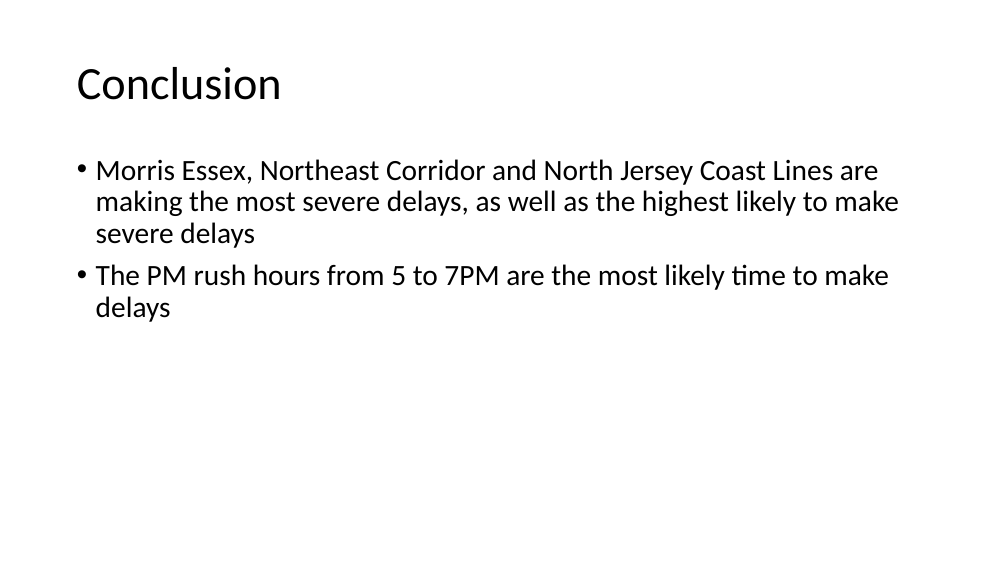
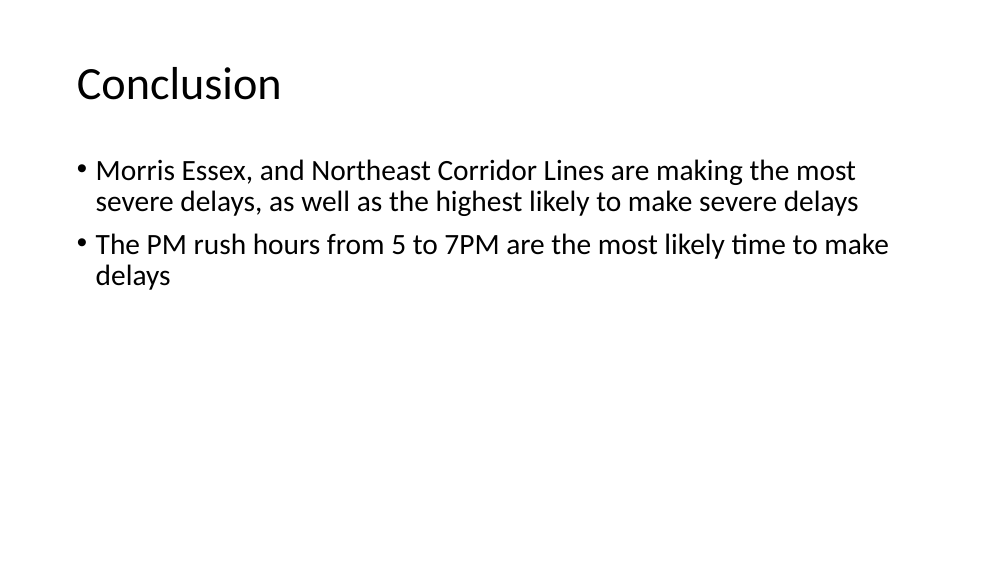
Before and after one commit to mingjunmamax/Railroad-Delays-Around-NJ-NYC-Area, a slide deck: slide 8 of Presentation.pptx. Drawn at 1008x567 pixels with LibreOffice and Linux fonts; fonts in the diff are those of the drawing. Boxes give left, top, right and bottom in pixels: in the first picture for what was removed or moved away, otherwise in the second. Text is boxed around its words. In the diff, an @@ line names an element or a change of style, - is before the commit and + after.

```diff
--- a/Presentation.pptx
+++ b/Presentation.pptx
@@ text at [96, 159, 859, 216]: text changed @@
-• Morris Essex, Northeast Corridor and North Jersey Coast Lines are making the most severe delays, as well as the highest likely to make severe delays
+• Morris Essex, and Northeast Corridor Lines are making the most severe delays, as well as the highest likely to make severe delays
```
Also in this commit, not shown: 1 other slide changed.
